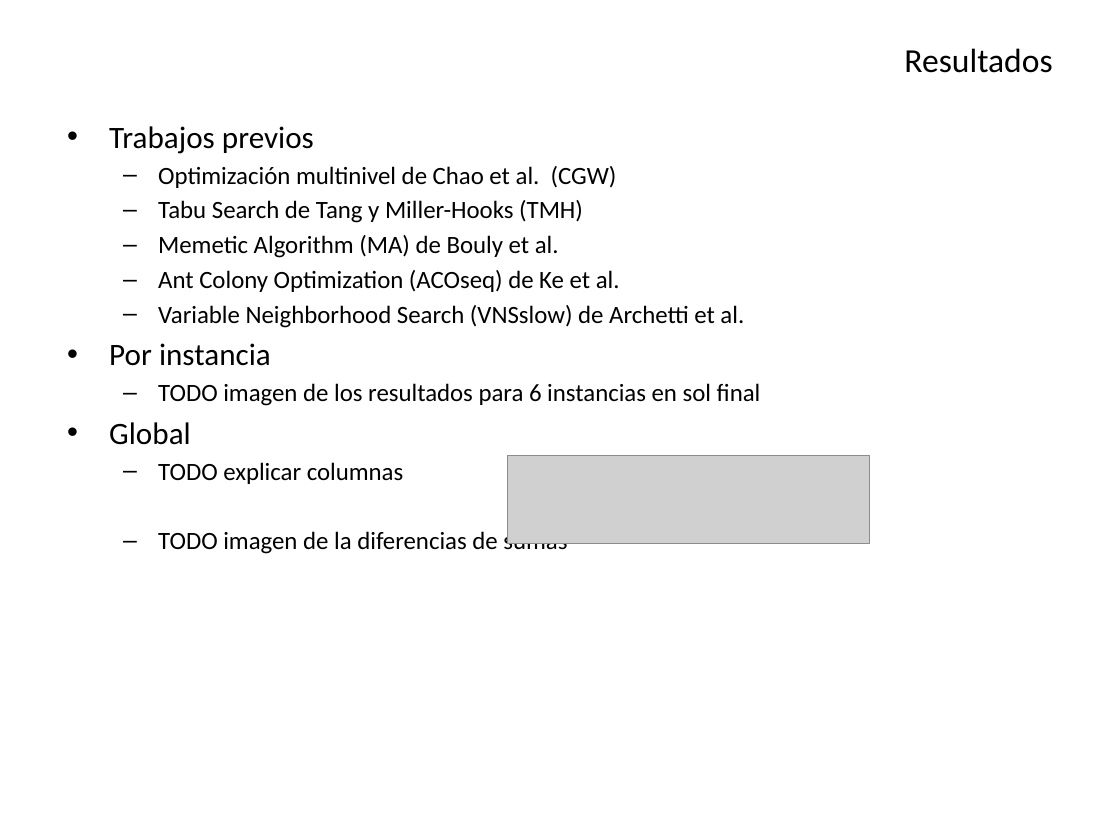
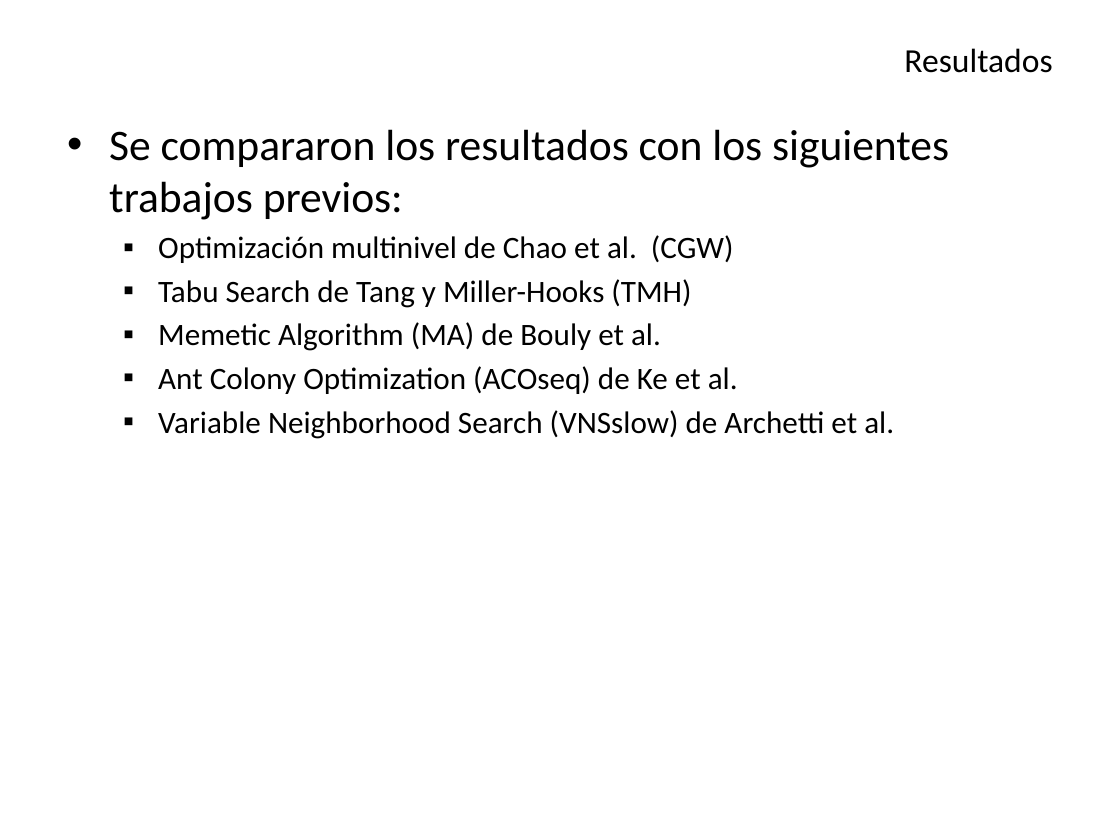
Before and after one commit to Aleitox/TopBrkga, a slide deck: slide 19 of TesisPaper/Defensa/Biased Random Key Genetic Algorithm.pptx (slide 18 before the commit). Drawn at 1120x840 pixels with LibreOffice and Linux fonts; fonts in the diff are those of the drawing; grey boxes stand for pictures. Boxes give left, top, right and bottom in pixels: in the first picture for what was removed or moved away, otherwise in the second. Text is boxed around its words. In the diff, an @@ line names an element or a change of style, - is before the commit and + after.

```diff
--- a/TesisPaper/Defensa/Biased Random Key Genetic Algorithm.pptx
+++ b/TesisPaper/Defensa/Biased Random Key Genetic Algorithm.pptx
@@ text at (109,129,949,220): text changed; size 20 to 28 pt @@
-• Trabajos previos
+• Se compararon los resultados con los siguientes trabajos previos:
@@ text at (158,235,894,439): size 16 to 20 pt in "Optimización multinivel de Chao et al. (CGW)", "Tabu Search de Tang y Miller-Hooks (TMH)", "Memetic Algorithm (MA) de Bouly et al.", "Ant Colony Optimization (ACOseq) de Ke et ..." and 1 more places; bullet – to ▪ @@
@@ text at (109,343,761,555): paragraphs removed @@
-• Por instancia
-  – TODO imagen de los resultados para 6 instancias en sol final
-• Global
-  – TODO explicar columnas
-  – TODO imagen de la diferencias de sumas
@@ picture removed at (507,455,870,543) @@
```
Also in this commit, not shown: 6 other slides changed, 5 slides added, 19 other files.
